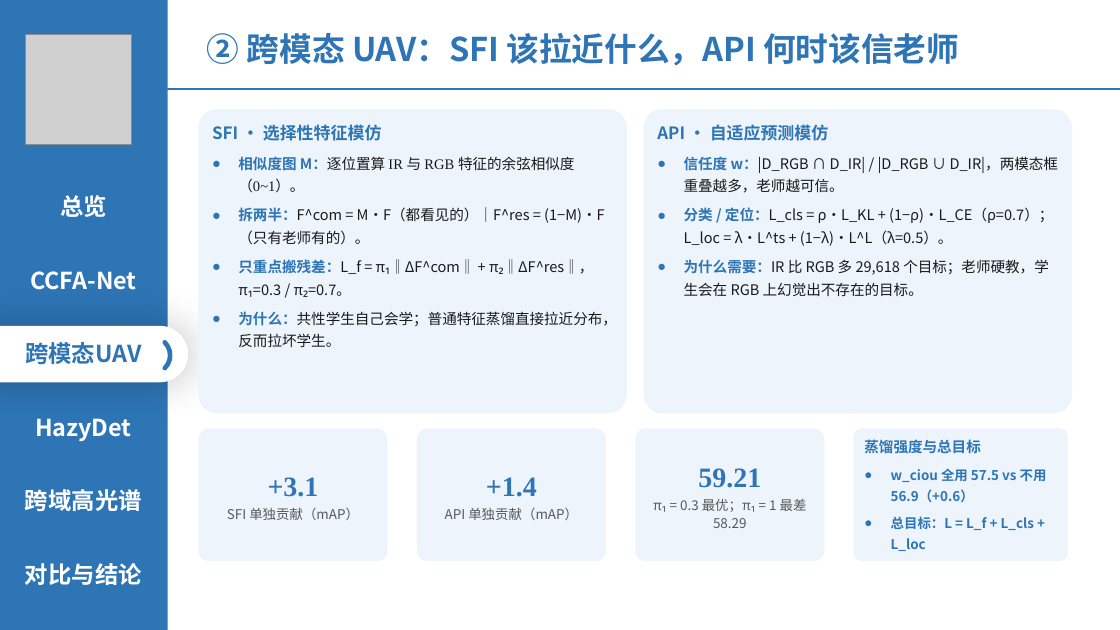
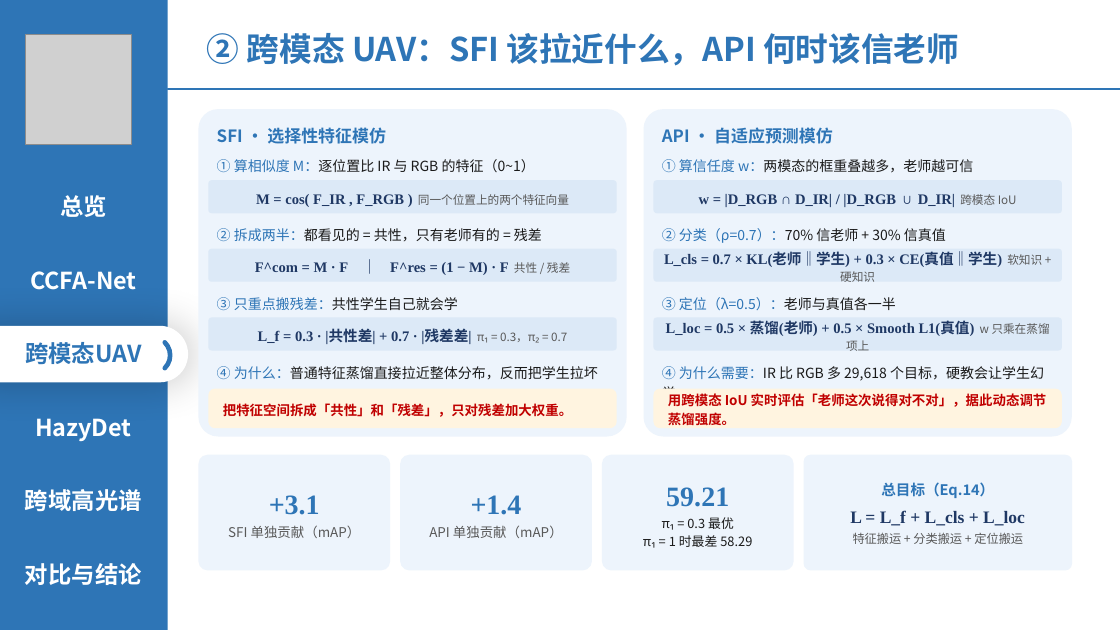
Before and after one commit to 139876/paper-notes, a slide deck: slide 9 of 论文精读/3-HazyDet精读/附件/四篇论文-组会汇报.pptx. Drawn at 1120x630 pixels with LibreOffice and Linux fonts; fonts in the diff are those of the drawing; grey boxes stand for pictures. Boxes give left, top, right and bottom in pixels: in the first picture for what was removed or moved away, otherwise in the second. Text is boxed around its words. In the diff, an @@ line names an element or a change of style, - is before the commit and + after.

```diff
--- a/论文精读/3-HazyDet精读/附件/四篇论文-组会汇报.pptx
+++ b/论文精读/3-HazyDet精读/附件/四篇论文-组会汇报.pptx
@@ rounded rectangle: place and size @@
-rounded rectangle at (198, 109, 627, 413)
+rounded rectangle at (198, 109, 627, 437)
@@ rounded rectangle: place and size @@
-rounded rectangle at (644, 109, 1072, 413)
+rounded rectangle at (644, 109, 1072, 437)
@@ text in rounded rectangle at (212, 124, 617, 347): text removed @@
-SFI · 选择性特征模仿
-● 相似度图 M：逐位置算 IR 与 RGB 特征的余弦相似度（0~1）。
-● 拆两半：F^com = M·F（都看见的）｜F^res = (1−M)·F（只有老师有的）。
-● 只重点搬残差：L_f = π₁‖ΔF^com‖ + π₂‖ΔF^res‖，π₁=0.3 / π₂=0.7。
-● 为什么：共性学生自己会学；普通特征蒸馏直接拉近分布，反而拉坏学生。
@@ text added at (217, 127, 386, 144), 14.5 pt, text #2E75B6, bold @@
+SFI · 选择性特征模仿
@@ text in rounded rectangle at (657, 124, 1053, 296): text removed @@
-API · 自适应预测模仿
-● 信任度 w：|D_RGB ∩ D_IR| / |D_RGB ∪ D_IR|，两模态框重叠越多，老师越可信。
-● 分类 / 定位：L_cls = ρ·L_KL + (1−ρ)·L_CE（ρ=0.7）；L_loc = λ·L^ts + (1−λ)·L^L（λ=0.5）。
-● 为什么需要：IR 比 RGB 多 29,618 个目标；老师硬教，学生会在 RGB 上幻觉出不存在的目标。
@@ text added at (662, 127, 833, 144), 14.5 pt, text #2E75B6, bold @@
+API · 自适应预测模仿
@@ text added at (217, 159, 535, 172), 12 pt, text #1A1A1A @@
+① 算相似度 M：逐位置比 IR 与 RGB 的特征（0~1）
@@ text added at (662, 159, 973, 173), 12 pt, text #1A1A1A @@
+① 算信任度 w：两模态的框重叠越多，老师越可信
@@ rounded rectangle added at (208, 181, 617, 213), fill #DCE9F7, 12.5 pt, text #1F3864, bold @@
+M = cos( F_IR , F_RGB ) 同一个位置上的两个特征向量
@@ rounded rectangle added at (654, 181, 1062, 213), fill #DCE9F7, 12.5 pt, text #1F3864, bold @@
+w = |D_RGB ∩ D_IR| / |D_RGB ∪ D_IR| 跨模态 IoU
@@ text added at (217, 228, 542, 241), 12 pt, text #1A1A1A @@
+② 拆成两半：都看见的 = 共性，只有老师有的 = 残差
@@ text added at (662, 228, 946, 243), 12 pt, text #1A1A1A @@
+② 分类（ρ=0.7）：70% 信老师 + 30% 信真值
@@ rounded rectangle added at (208, 249, 617, 281), fill #DCE9F7, 12.5 pt, text #1F3864, bold @@
+F^com = M · F ｜ F^res = (1 − M) · F 共性 / 残差
@@ rounded rectangle added at (654, 249, 1062, 281), fill #DCE9F7, 12.5 pt, text #1F3864, bold @@
+L_cls = 0.7 × KL(老师‖学生) + 0.3 × CE(真值‖学生) 软知识 + 硬知识
@@ text added at (217, 297, 458, 310), 12 pt, text #1A1A1A @@
+③ 只重点搬残差：共性学生自己就会学
@@ text added at (662, 297, 896, 310), 12 pt, text #2E75B6 @@
+③ 定位（λ=0.5）：老师与真值各一半
@@ rounded rectangle added at (208, 318, 617, 350), fill #DCE9F7, 12.5 pt, text #1F3864, bold @@
+L_f = 0.3 · |共性差| + 0.7 · |残差差| π₁ = 0.3，π₂ = 0.7
@@ rounded rectangle added at (654, 318, 1062, 350), fill #DCE9F7, 12.5 pt, text #1F3864, bold @@
+L_loc = 0.5 × 蒸馏(老师) + 0.5 × Smooth L1(真值) w 只乘在蒸馏项上
@@ rounded rectangle added at (208, 389, 617, 429), fill #FFF4E0, 11.5 pt, text #C00000, bold @@
+把特征空间拆成「共性」和「残差」，只对残差加大权重。
@@ text added at (217, 366, 598, 379), 12 pt, text #1A1A1A @@
+④ 为什么：普通特征蒸馏直接拉近整体分布，反而把学生拉坏
@@ rounded rectangle added at (654, 389, 1062, 429), fill #FFF4E0, 11.5 pt, text #C00000, bold @@
+用跨模态 IoU 实时评估「老师这次说得对不对」，据此动态调节蒸馏强度。
@@ text added at (662, 366, 1044, 381), 12 pt, text #1A1A1A @@
+④ 为什么需要：IR 比 RGB 多 29,618 个目标，硬教会让学生幻觉
@@ rounded rectangle "+3.1": place and size @@
-rounded rectangle "+3.1" at (198, 429, 387, 561)
+rounded rectangle "+3.1" at (198, 455, 390, 571)
@@ rounded rectangle "+1.4": place and size @@
-rounded rectangle "+1.4" at (417, 429, 606, 561)
+rounded rectangle "+1.4" at (400, 455, 592, 571)
@@ rounded rectangle "59.21": place and size @@
-rounded rectangle "59.21" at (635, 429, 824, 561)
+rounded rectangle "59.21" at (602, 455, 794, 571)
@@ rounded rectangle "总目标（Eq.14）": place and size @@
-rounded rectangle "总目标（Eq.14）" at (854, 429, 1068, 561)
+rounded rectangle "总目标（Eq.14）" at (804, 455, 1073, 571)
@@ rounded rectangle "总目标（Eq.14）" at (804, 455, 1073, 571): vertical alignment top to middle @@
@@ text in rounded rectangle at (850, 482, 1025, 544): text changed; size 11.5 to 15 pt; text colour #2E75B6 to #1F3864 @@
-蒸馏强度与总目标
-● w_ciou 全用 57.5 vs 不用 56.9（+0.6）
-● 总目标：L = L_f + L_cls + L_loc
+总目标（Eq.14）
+L = L_f + L_cls + L_loc
+特征搬运 + 分类搬运 + 定位搬运
@@ text in rounded rectangle at (669, 517, 752, 547): text changed; size 11.5 to 11 pt; text colour #595959 to #1A1A1A @@
-π₁ = 0.3 最优；π₁ = 1 最差 58.29
+π₁ = 0.3 最优
+π₁ = 1 时最差 58.29
```
Also in this commit, not shown: 9 other slides changed.
